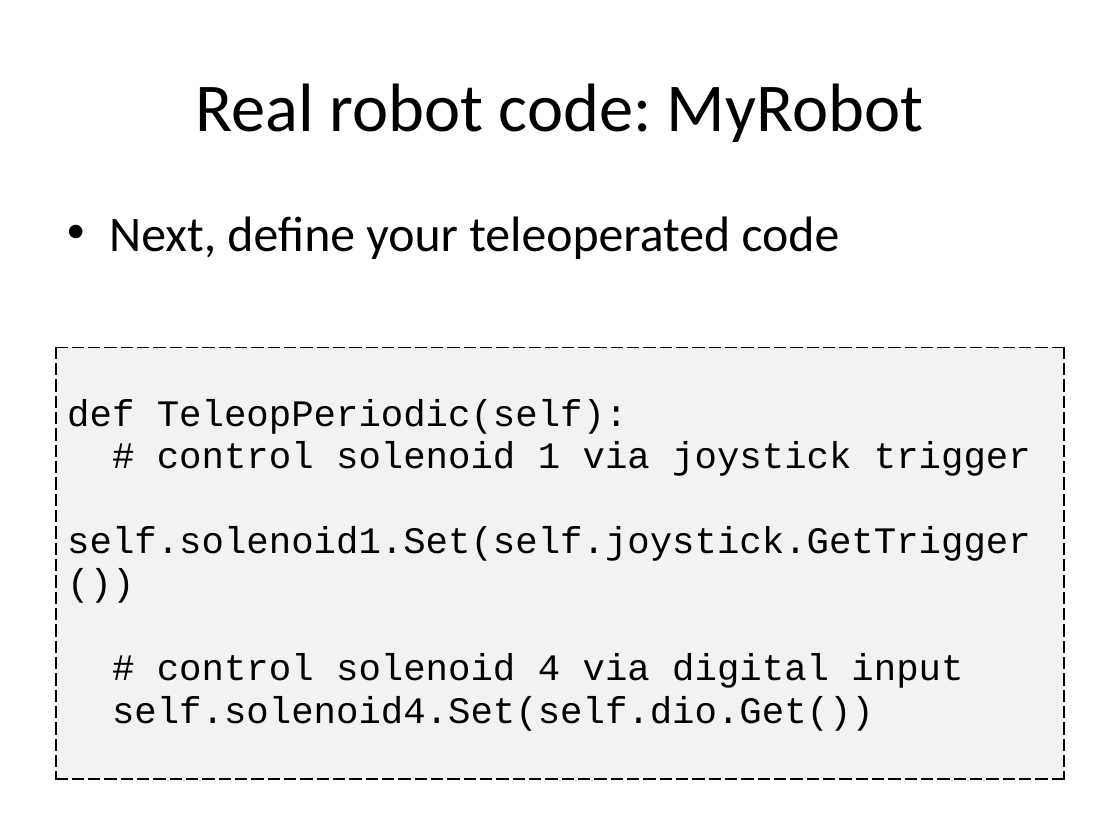
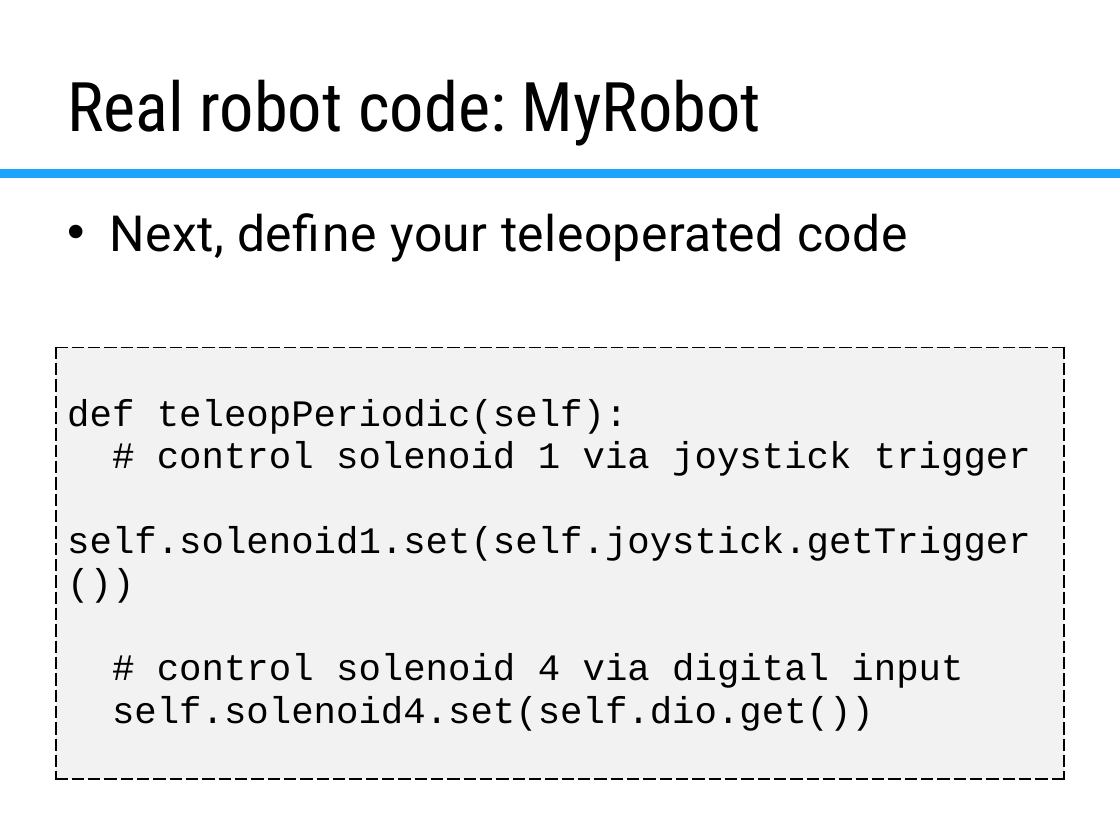
Before and after one commit to virtuald/frc-robotpy-workshop, a slide deck: slide 27 of pyfrc.pptx (slide 26 before the commit). Drawn at 1120x840 pixels with LibreOffice and Linux fonts; fonts in the diff are those of the drawing; background and template pictures are left out. Boxes give left, top, right and bottom in pixels: in the first picture for what was removed or moved away, otherwise in the second. Text is boxed around its words. In the diff, an @@ line names an element or a change of style, - is before the commit and + after.

```diff
--- a/pyfrc.pptx
+++ b/pyfrc.pptx
@@ title "Real robot code: MyRobot" at [67, 79, 761, 146]: font Calibri to Roboto Condensed; alignment centre to left @@
@@ line added from (0, 174) to (1120, 174), #FFFFFF 6 pt @@
@@ text "Next, define your teleoperated code" at [109, 213, 907, 262]: font Calibri to Roboto, letter spacing 0 to 0.3 pt @@
@@ table at [56, 347, 1064, 780] @@
-row 1, column 1: def TeleopPeriodic(self): / # control solenoid 1 via joystick trigger / self.solenoid1.Set(self.joystick.GetTrigger()) / # control solenoid 4 via digital input / self.solenoid4.Set(self.dio.Get())
+row 1, column 1: def teleopPeriodic(self): / # control solenoid 1 via joystick trigger / self.solenoid1.set(self.joystick.getTrigger()) / # control solenoid 4 via digital input / self.solenoid4.set(self.dio.get())
```
Also in this commit, not shown: 33 other slides changed, 9 slides added, 4 slides removed, 2 other files.
